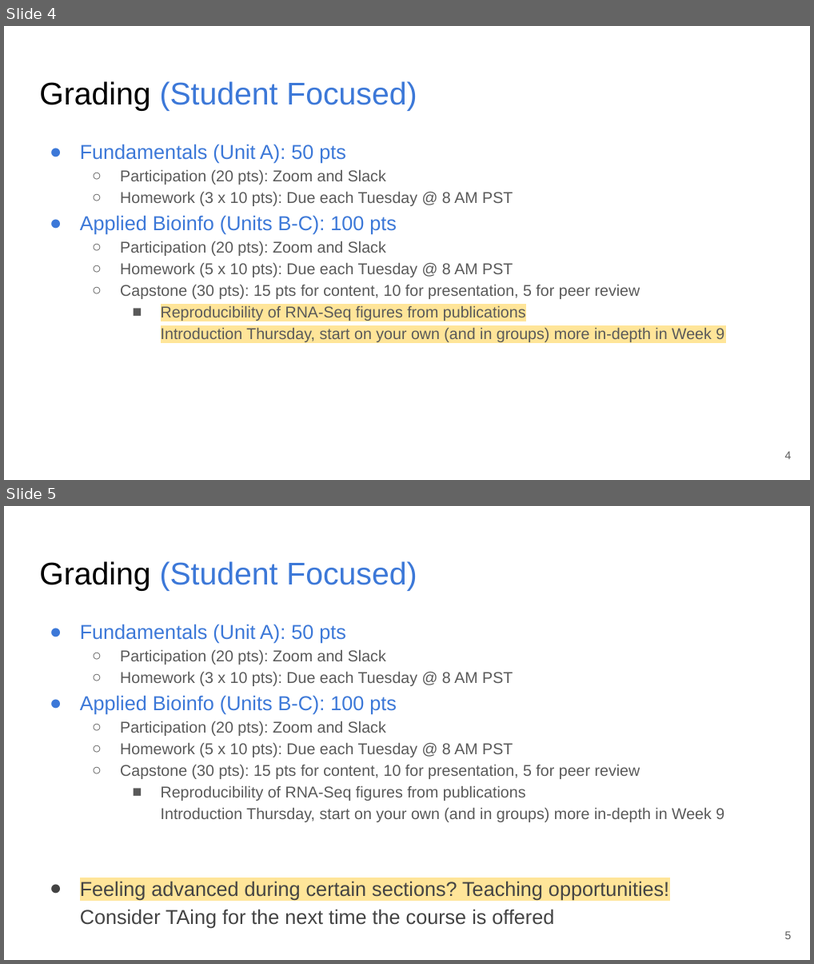
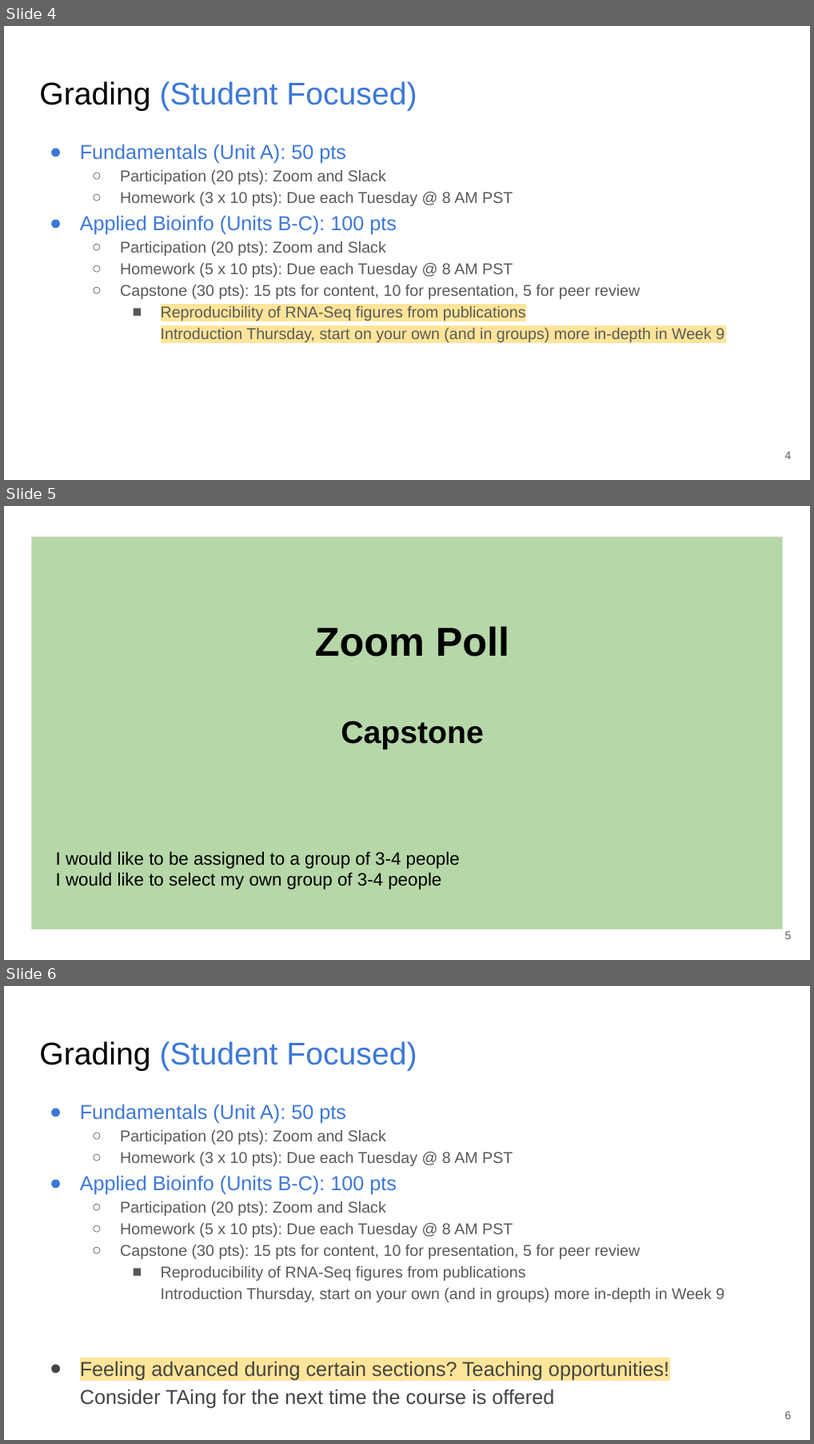
Before and after one commit to SuLab/Applied-Bioinformatics, a slide deck: Lectures/B5.a_R-AdvancedPlotting.pptx. Shown one above the other, each under a label of ours: slides 4 and 5 before the commit, slides 4, 5 and 6 after it. The pictures are 814x964 and 814x1444 pixels, drawn with LibreOffice and Linux fonts; fonts in the diff are those of the drawing. Boxes give left, top, right and bottom in pixels: in the first picture for what was removed or moved away, otherwise in the second. Text is boxed around its words. In the diff, an @@ line names an element or a change of style, - is before the commit and + after.

```diff
--- a/Lectures/B5.a_R-AdvancedPlotting.pptx
+++ b/Lectures/B5.a_R-AdvancedPlotting.pptx
@@ slide 5 added at (4, 506, 810, 960), background #FFFFFF @@
@@ rectangle added at (31, 536, 783, 929), fill #B6D7A8 @@
@@ title added at (56, 720, 483, 889), 16 pt, text #000000 @@
+Zoom Poll
+Capstone
+I would like to be assigned to a group of 3-4 people
+I would like to select my own group of 3-4 people
@@ page number added at (786, 931, 792, 939), 10 pt, text #595959 @@
+5
@@ what was slide 5 is now slide 6 @@
@@ page number at (786, 1411, 792, 1419): text changed @@
-5
+6
```
Also in this commit, not shown: 3 slides changed.
